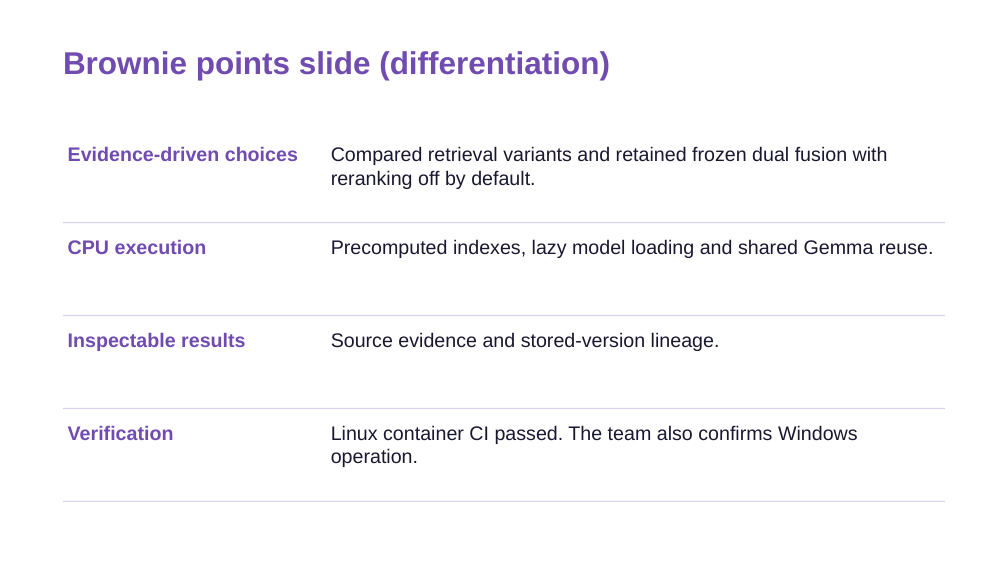
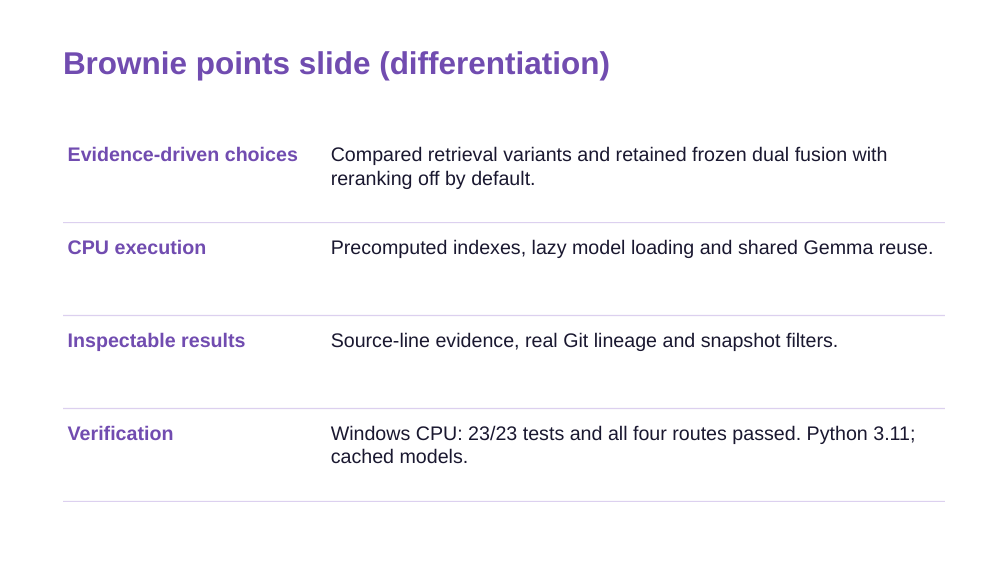
Before and after one commit to SinghDevansh-2006/prism-code-intelligence, a slide deck: slide 10 of submission/SRM_Team_Ctrl_Alt_Elite_1_Submission.pptx. Drawn at 1008x567 pixels with LibreOffice and Linux fonts; fonts in the diff are those of the drawing. Boxes give left, top, right and bottom in pixels: in the first picture for what was removed or moved away, otherwise in the second. Text is boxed around its words. In the diff, an @@ line names an element or a change of style, - is before the commit and + after.

```diff
--- a/submission/SRM_Team_Ctrl_Alt_Elite_1_Submission.pptx
+++ b/submission/SRM_Team_Ctrl_Alt_Elite_1_Submission.pptx
@@ text at [331,332,838,351]: text changed @@
-Source evidence and stored-version lineage.
+Source-line evidence, real Git lineage and snapshot filters.
@@ text at [331,425,915,464]: text changed @@
-Linux container CI passed. The team also confirms Windows operation.
+Windows CPU: 23/23 tests and all four routes passed. Python 3.11; cached models.
```
Also in this commit, not shown: 8 other slides changed, 57 other files.
